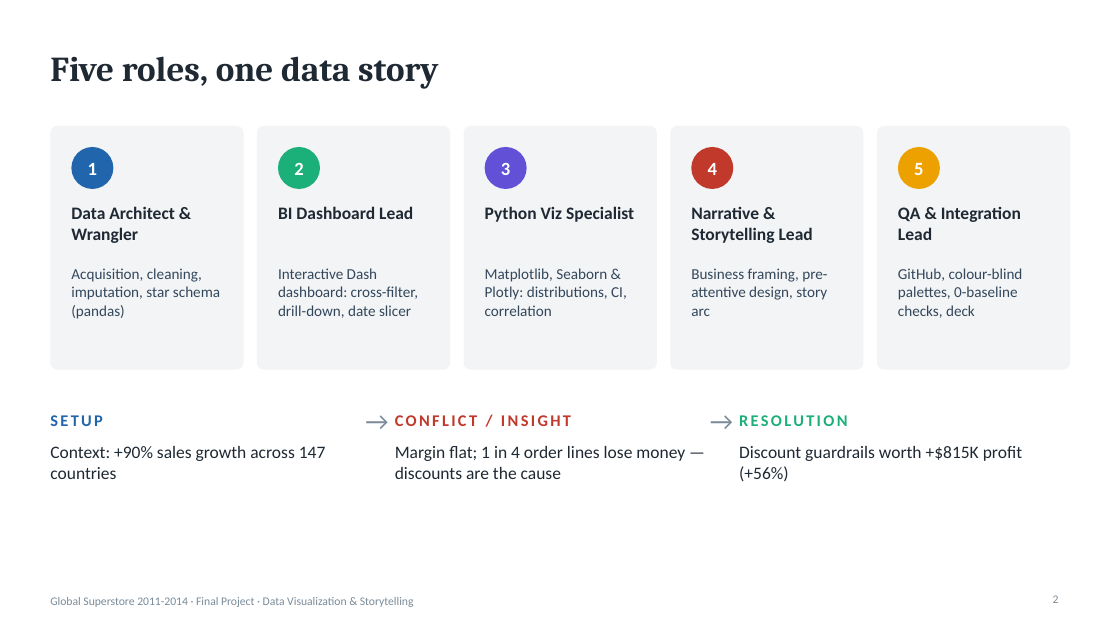
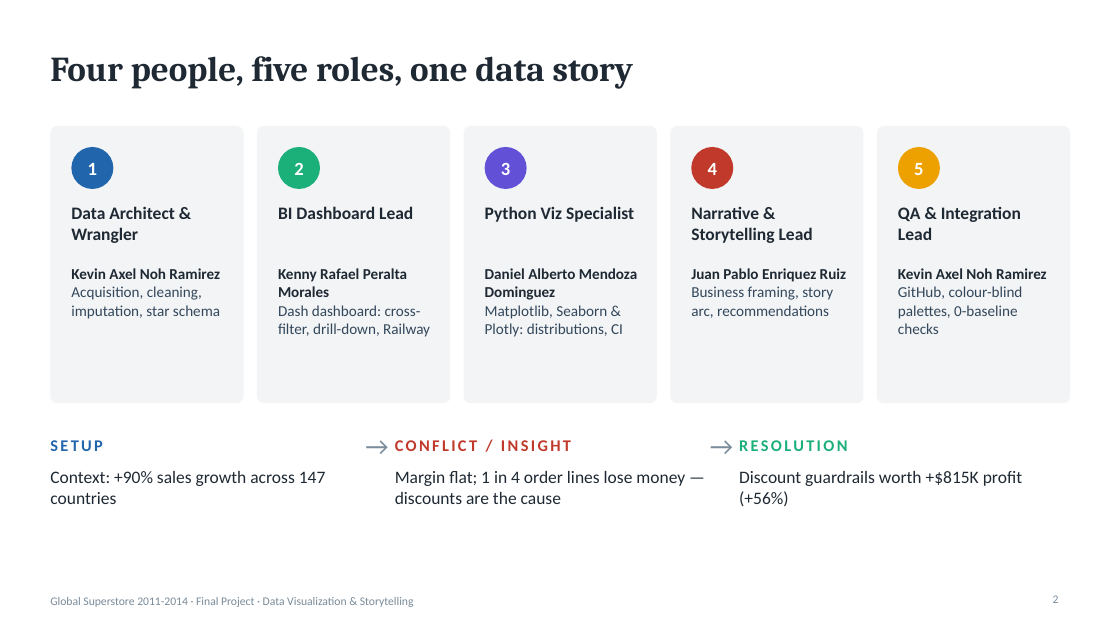
Before and after one commit to KevSyndrome/proyecto-final-database, a slide deck: slide 2 of presentation/Superstore_Executive_Deck.pptx. Drawn at 1120x630 pixels with LibreOffice and Linux fonts; fonts in the diff are those of the drawing. Boxes give left, top, right and bottom in pixels: in the first picture for what was removed or moved away, otherwise in the second. Text is boxed around its words. In the diff, an @@ line names an element or a change of style, - is before the commit and + after.

```diff
--- a/presentation/Superstore_Executive_Deck.pptx
+++ b/presentation/Superstore_Executive_Deck.pptx
@@ title at (x1=50, y1=56, x2=633, y2=88): text changed @@
-Five roles, one data story
+Four people, five roles, one data story
@@ rounded rectangle resized from (x1=50, y1=126, x2=244, y2=370) to (x1=50, y1=126, x2=244, y2=403) @@
@@ rounded rectangle resized from (x1=257, y1=126, x2=450, y2=370) to (x1=257, y1=126, x2=450, y2=403) @@
@@ rounded rectangle resized from (x1=464, y1=126, x2=657, y2=370) to (x1=464, y1=126, x2=657, y2=403) @@
@@ rounded rectangle resized from (x1=670, y1=126, x2=864, y2=370) to (x1=670, y1=126, x2=864, y2=403) @@
@@ rounded rectangle resized from (x1=877, y1=126, x2=1070, y2=370) to (x1=877, y1=126, x2=1070, y2=403) @@
@@ text at (x1=71, y1=268, x2=220, y2=319): text changed @@
-Acquisition, cleaning, imputation, star schema (pandas)
+Kevin Axel Noh Ramirez
+Acquisition, cleaning, imputation, star schema
@@ text at (x1=278, y1=268, x2=430, y2=337): text changed @@
-Interactive Dash dashboard: cross-filter, drill-down, date slicer
+Kenny Rafael Peralta Morales
+Dash dashboard: cross-filter, drill-down, Railway
@@ text at (x1=485, y1=268, x2=637, y2=337): text changed @@
-Matplotlib, Seaborn & Plotly: distributions, CI, correlation
+Daniel Alberto Mendoza Dominguez
+Matplotlib, Seaborn & Plotly: distributions, CI
@@ text at (x1=691, y1=268, x2=846, y2=318): text changed @@
-Business framing, pre-attentive design, story arc
+Juan Pablo Enriquez Ruiz
+Business framing, story arc, recommendations
@@ text at (x1=898, y1=268, x2=1047, y2=334): text changed @@
-GitHub, colour-blind palettes, 0-baseline checks, deck
+Kevin Axel Noh Ramirez
+GitHub, colour-blind palettes, 0-baseline checks
@@ 8 texts moved together from (x1=50, y1=399, x2=1022, y2=482) to (x1=50, y1=424, x2=1022, y2=507) @@
```
Also in this commit, not shown: 3 other files.
